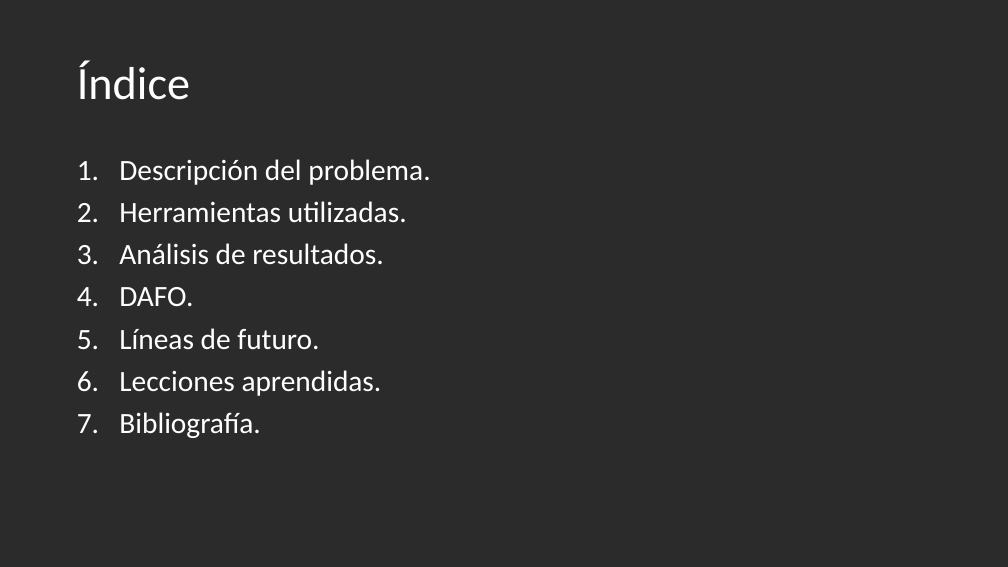
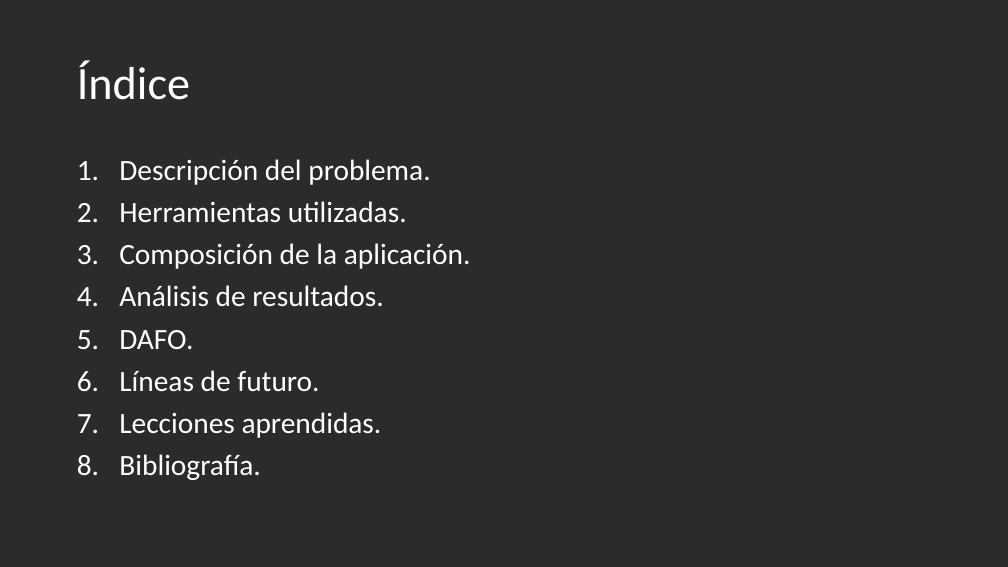
Before and after one commit to adelrf01/Bussiness-Intelligence, a slide deck: slide 2 of Presentacion FutbolFichajes.pptx. Drawn at 1008x567 pixels with LibreOffice and Linux fonts; fonts in the diff are those of the drawing; background and template pictures are left out; a plain dark background stands for a picture behind light text. Boxes give left, top, right and bottom in pixels: in the first picture for what was removed or moved away, otherwise in the second. Text is boxed around its words. In the diff, an @@ line names an element or a change of style, - is before the commit and + after.

```diff
--- a/Presentacion FutbolFichajes.pptx
+++ b/Presentacion FutbolFichajes.pptx
@@ text at (119,243,471,269): paragraph added @@
+3. Composición de la aplicación.
```
Also in this commit, not shown: 2 slides added, 1 other file.
